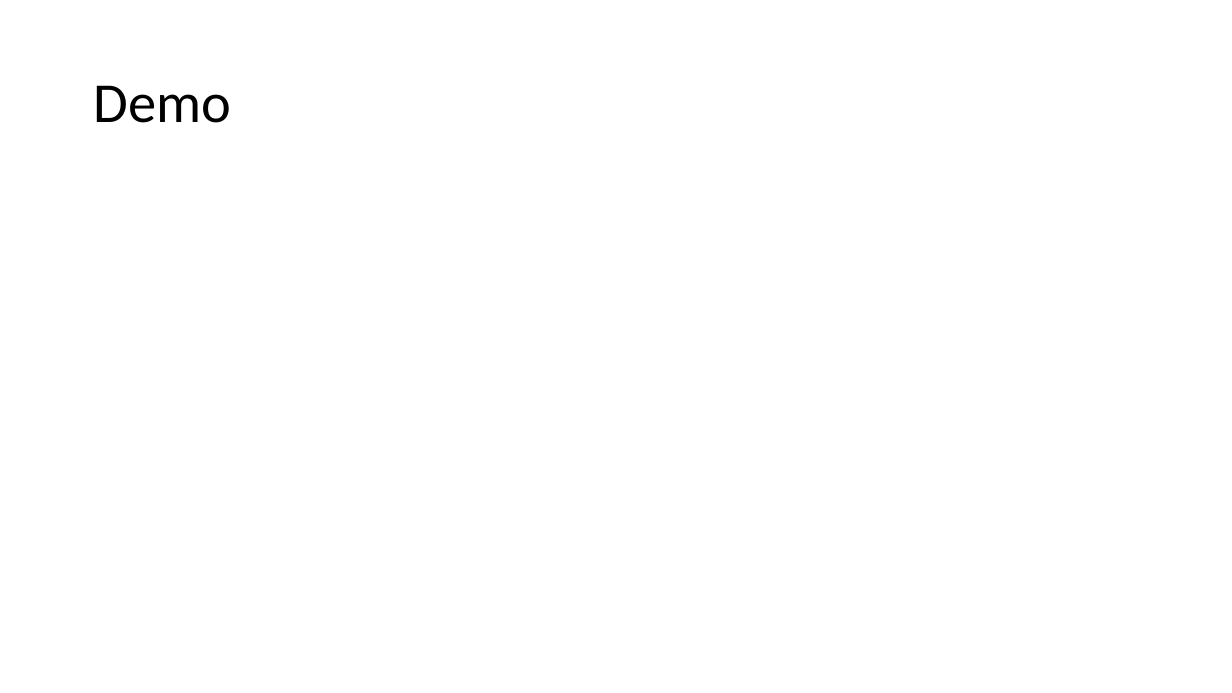
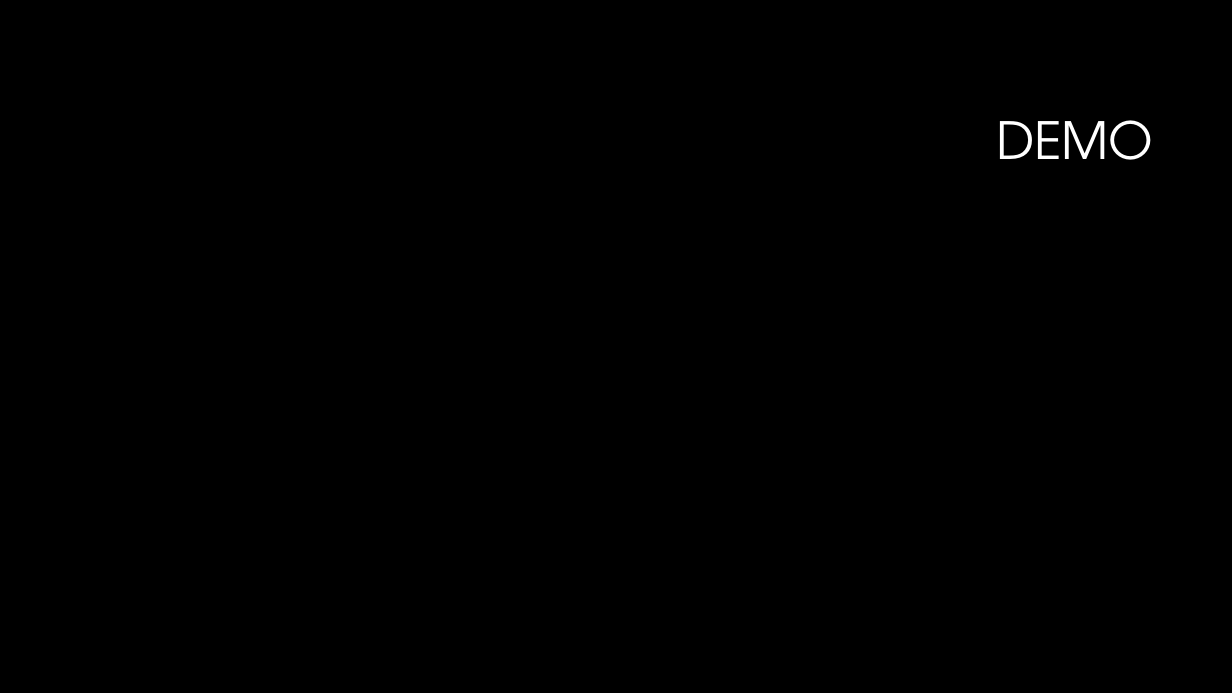
Before and after one commit to inf112-v19/codingwarriors, a slide deck: slide 6 of src/presentation/Codingwarriors - avsluttende presentasjon.pptx (slide 4 before the commit). Drawn at 1232x693 pixels with LibreOffice and Linux fonts; fonts in the diff are those of the drawing; background and template pictures are left out. Boxes give left, top, right and bottom in pixels: in the first picture for what was removed or moved away, otherwise in the second. Text is boxed around its words. In the diff, an @@ line names an element or a change of style, - is before the commit and + after.

```diff
--- a/src/presentation/Codingwarriors - avsluttende presentasjon.pptx
+++ b/src/presentation/Codingwarriors - avsluttende presentasjon.pptx
@@ background #FFFFFF to #000000 @@
@@ title at <box>996,120,1153,160</box>: text changed; size 44 to 40 pt; font Calibri to TeX Gyre Adventor; text colour #000000 to #FFFFFF @@
-Demo
+DEMO
```
Also in this commit, not shown: 5 other slides changed, 1 other file.
